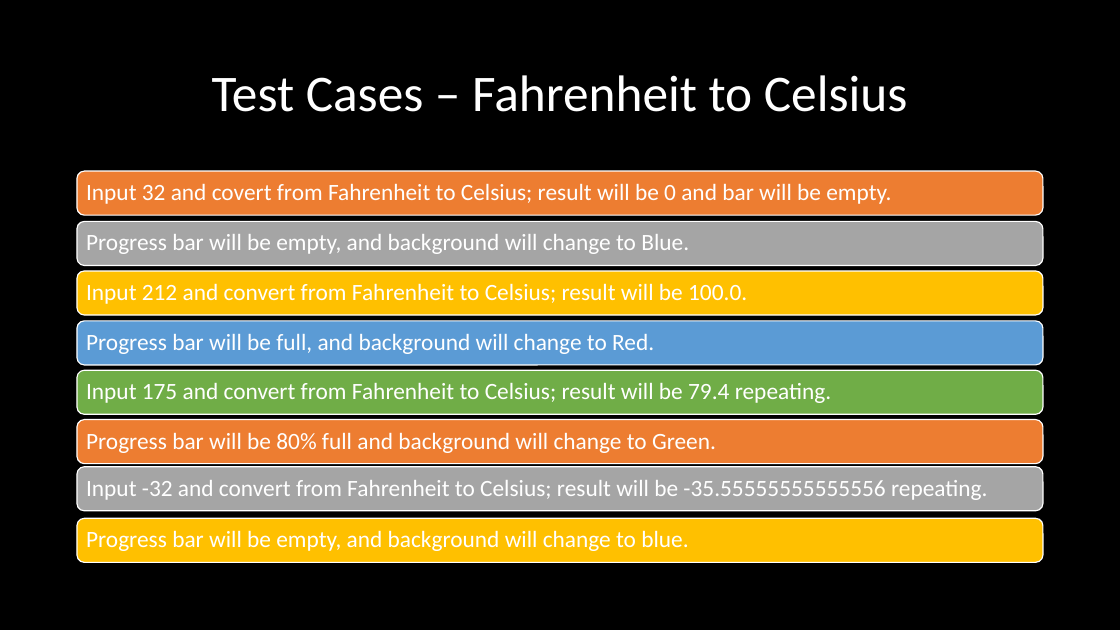
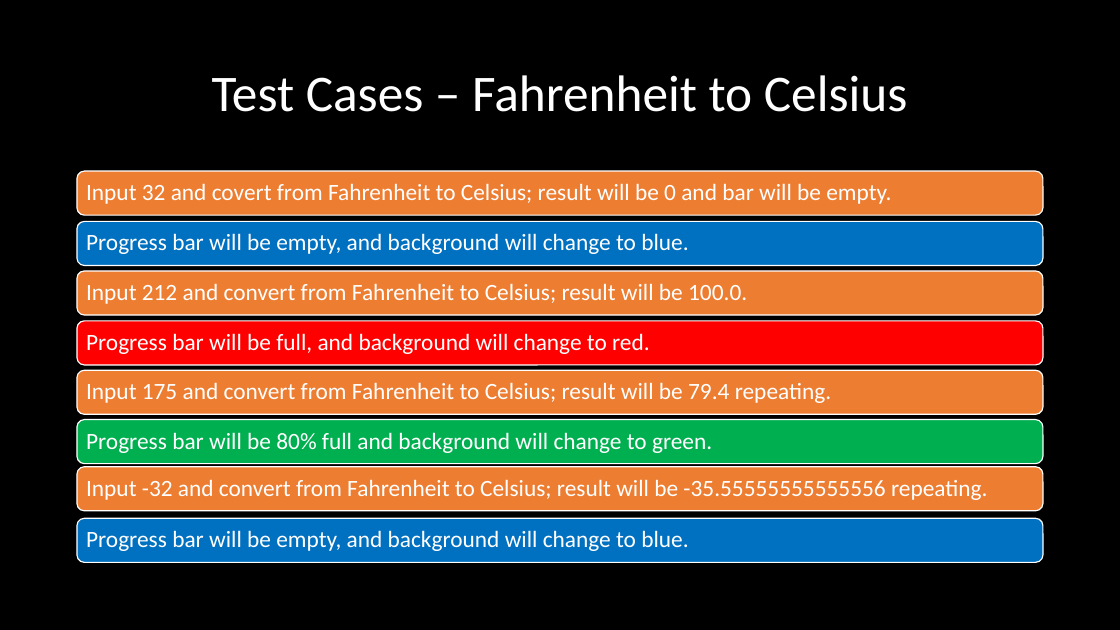
Before and after one commit to acn1008/ProjectComp730, a slide deck: slide 7 of Final Project.pptx. Drawn at 1120x630 pixels with LibreOffice and Linux fonts; fonts in the diff are those of the drawing; background and template pictures are left out. Boxes give left, top, right and bottom in pixels: in the first picture for what was removed or moved away, otherwise in the second. Text is boxed around its words. In the diff, an @@ line names an element or a change of style, - is before the commit and + after.

Commit message:
Add files via upload
Changing background in test case slides to reflect results of tests

```diff
--- a/Final Project.pptx
+++ b/Final Project.pptx
@@ rounded rectangle at box(77, 222, 1044, 266): fill #A5A5A5 to #0070C0 @@
@@ text at box(86, 233, 688, 254): text changed @@
-Progress bar will be empty, and background will change to Blue.
+Progress bar will be empty, and background will change to blue.
@@ rounded rectangle at box(77, 271, 1044, 315): fill #FFC000 to #ED7D31 @@
@@ rounded rectangle at box(77, 321, 1044, 365): fill #5B9BD5 to #FF0000 @@
@@ text at box(86, 333, 650, 354): text changed @@
-Progress bar will be full, and background will change to Red.
+Progress bar will be full, and background will change to red.
@@ rounded rectangle at box(77, 371, 1044, 414): fill #70AD47 to #ED7D31 @@
@@ rounded rectangle: place and size @@
-rounded rectangle at box(77, 467, 1044, 511)
+rounded rectangle at box(77, 419, 1044, 463)
@@ rounded rectangle at box(77, 419, 1044, 463): fill #A5A5A5 to #00B050 @@
@@ text at box(86, 432, 712, 453): text changed @@
-Progress bar will be 80% full and background will change to Green.
+Progress bar will be 80% full and background will change to green.
@@ rounded rectangle: place and size @@
-rounded rectangle at box(77, 419, 1044, 463)
+rounded rectangle at box(77, 467, 1044, 511)
@@ rounded rectangle at box(77, 518, 1044, 562): fill #FFC000 to #0070C0 @@
```
Also in this commit, not shown: 5 other slides changed.
